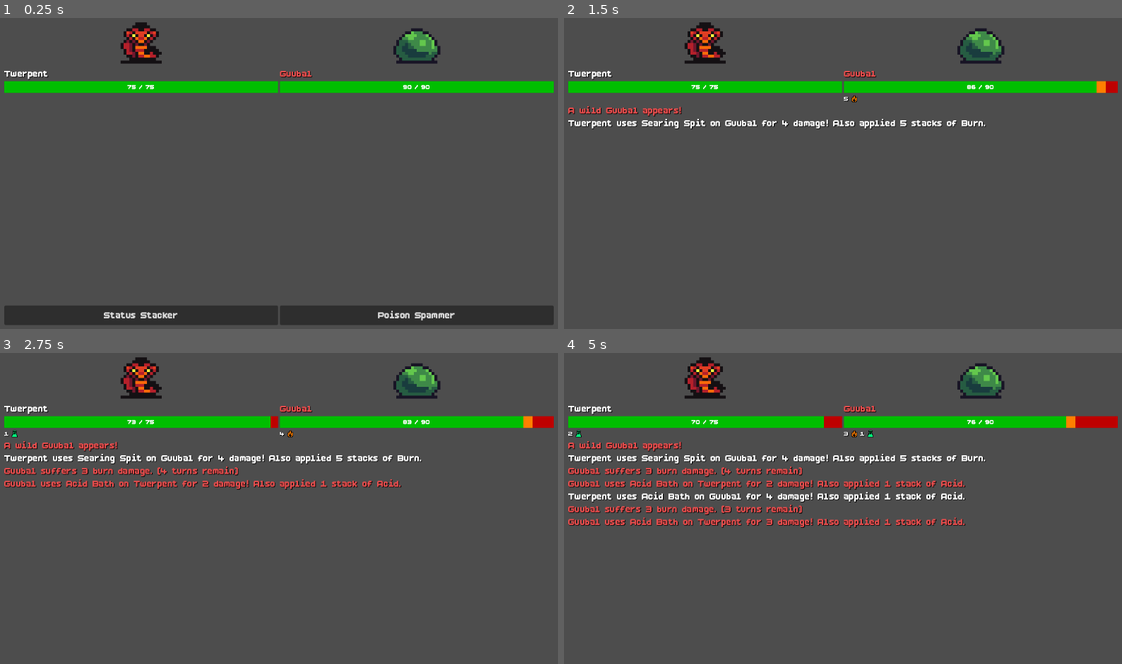
Above: before the commit, frames 1-4 (two rows, left to right).
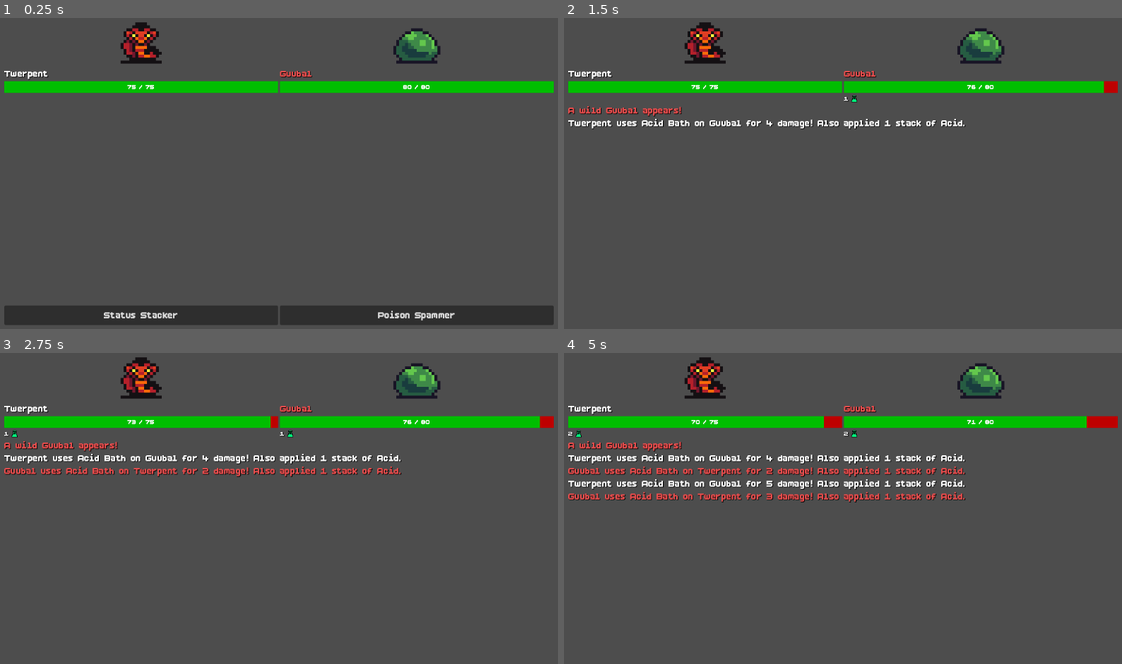
Above: after the commit, the same moments.

Repository: almazancameron/polygonal-pugilists
Game: Godot game, scene res://scenes/battle.tscn
Same seed, same stepped clock (60 frames per second), same inputs: the game is played once before the commit and once after it.
Inputs (mouse positions are in pixels of both pictures, inside the frame that each line leads up to):
- Up to frame 1 (0.25 s): no input
- Up to frame 2 (1.5 s): click "Status Stacker" at 0.5 s; tap Enter (ui_accept) at 1.25 s; move the mouse to (965, 154) at 1.27 s; hold Right (ui_right) from 1.28 s (still down); click (965, 154) at 1.42 s
- Up to frame 3 (2.75 s): tap Enter (ui_accept) at 1.52, 1.82 s; release Right (ui_right) at 2 s; drag from (167, 520) to (251, 567) at 2.02 s
- Up to frame 4 (5 s): tap Enter (ui_accept) at 2.75, 3.5, 4.52, 4.82 s; move the mouse to (898, 436) at 2.77 s; hold Right (ui_right) 2.78-3.5 s; drag from (815, 567) to (675, 458) at 3.52 s; move the mouse to (1010, 552) at 4.27 s; hold Left (ui_left) from 4.28 s (still down)

The runs differ from the first frame. In frame 1, less than 0.1% of the frame differs, in the area x 72-76%, y 22-23%; in frame 2, 1.0%; in frame 3, 3.0%; in frame 4, 5.9%, in the area x 0-94%, y 20-57%.

Commit message:
feat: multiple combat rounds + reward selection

Diff:
--- a/resources/conditions/target_missing_acid.tres
+++ b/resources/conditions/target_missing_acid.tres
@@ -1,7 +1,7 @@
-[gd_resource type="Resource" script_class="TargetMissingStatusCondition" format=3]
+[gd_resource type="Resource" script_class="TargetMissingStatusCondition" format=3 uid="uid://cb5ixnjty76te"]
 
-[ext_resource type="Script" path="res://scripts/target_missing_status_condition.gd" id="1"]
+[ext_resource type="Script" uid="uid://ci06ykedjo4w0" path="res://scripts/target_missing_status_condition.gd" id="1"]
 
 [resource]
 script = ExtResource("1")
-status_id = &"acid"
+status_effect = 3
--- a/resources/conditions/target_missing_burn.tres
+++ b/resources/conditions/target_missing_burn.tres
@@ -1,7 +1,7 @@
-[gd_resource type="Resource" script_class="TargetMissingStatusCondition" format=3]
+[gd_resource type="Resource" script_class="TargetMissingStatusCondition" format=3 uid="uid://blhgs05y8jat3"]
 
-[ext_resource type="Script" path="res://scripts/target_missing_status_condition.gd" id="1"]
+[ext_resource type="Script" uid="uid://ci06ykedjo4w0" path="res://scripts/target_missing_status_condition.gd" id="1"]
 
 [resource]
 script = ExtResource("1")
-status_id = &"burn"
+status_effect = 2
--- a/resources/conditions/target_missing_poison.tres
+++ b/resources/conditions/target_missing_poison.tres
@@ -1,7 +1,6 @@
-[gd_resource type="Resource" script_class="TargetMissingStatusCondition" format=3]
+[gd_resource type="Resource" script_class="TargetMissingStatusCondition" format=3 uid="uid://dxv6gqgvv11n6"]
 
-[ext_resource type="Script" path="res://scripts/target_missing_status_condition.gd" id="1"]
+[ext_resource type="Script" uid="uid://ci06ykedjo4w0" path="res://scripts/target_missing_status_condition.gd" id="1"]
 
 [resource]
 script = ExtResource("1")
-status_id = &"poison"
--- a/resources/familiars/guubal.tres
+++ b/resources/familiars/guubal.tres
@@ -17,7 +17,7 @@
 script = ExtResource("1_00pm7")
 familiar_name = "Guubal"
 sprite = SubResource("AtlasTexture_m4hsq")
-max_hp = 90
+max_hp = 80
 power = 16
 defense = 4
 speed = 6
--- a/resources/priority_builds/status_stacker.tres
+++ b/resources/priority_builds/status_stacker.tres
@@ -2,11 +2,10 @@
 
 [ext_resource type="Script" uid="uid://c1s5hv1nwpuep" path="res://scripts/priority_build.gd" id="1"]
 [ext_resource type="Script" uid="uid://ck5xyovqw4lxy" path="res://scripts/priority_rule.gd" id="2"]
-[ext_resource type="Resource" uid="uid://do0l8g5fiby1w" path="res://resources/priority_rules/use_searing_spit_if_missing.tres" id="4"]
 [ext_resource type="Resource" uid="uid://bg4bh3d1de17o" path="res://resources/priority_rules/use_acid_bath_if_missing.tres" id="5"]
 [ext_resource type="Resource" path="res://resources/priority_rules/fallback_venom_strike.tres" id="6"]
 
 [resource]
 script = ExtResource("1")
 build_name = "Status Stacker"
-priority_rules = Array[ExtResource("2")]([ExtResource("4"), ExtResource("5"), ExtResource("6")])
+priority_rules = Array[ExtResource("2")]([ExtResource("5"), ExtResource("6")])
--- a/resources/priority_rules/use_acid_bath_if_below_5.tres
+++ b/resources/priority_rules/use_acid_bath_if_below_5.tres
@@ -7,7 +7,7 @@
 
 [sub_resource type="Resource" id="Resource_1cw5u"]
 script = ExtResource("1_1ksn2")
-status_id = &"acid"
+status_effect = 3
 stacks = 5
 metadata/_custom_type_script = "uid://tlxwmpnfl88d"
 
--- a/resources/priority_rules/use_acid_bath_if_missing.tres
+++ b/resources/priority_rules/use_acid_bath_if_missing.tres
@@ -7,7 +7,7 @@
 
 [sub_resource type="Resource" id="Resource_yahae"]
 script = ExtResource("2_5qler")
-status_id = &"acid"
+status_effect = 3
 stacks = 4
 metadata/_custom_type_script = "uid://tlxwmpnfl88d"
 
--- /dev/null
+++ b/resources/upgrades/defense_upgrade.tres
@@ -0,0 +1,11 @@
+[gd_resource type="Resource" script_class="ModifyStatUpgrade" format=3 uid="uid://c1avm6wx55j5"]
+
+[ext_resource type="Script" uid="uid://bjq6tglny5akc" path="res://scripts/modify_stat_upgrade.gd" id="1_qk1ps"]
+
+[resource]
+script = ExtResource("1_qk1ps")
+stat = 2
+bonus = 2
+label = "+2 Defense"
+unique = false
+metadata/_custom_type_script = "uid://bjq6tglny5akc"
--- /dev/null
+++ b/resources/upgrades/max_hp_upgrade.tres
@@ -0,0 +1,10 @@
+[gd_resource type="Resource" script_class="ModifyStatUpgrade" format=3 uid="uid://fgffbffxbii5"]
+
+[ext_resource type="Script" uid="uid://bjq6tglny5akc" path="res://scripts/modify_stat_upgrade.gd" id="1_kh5aa"]
+
+[resource]
+script = ExtResource("1_kh5aa")
+bonus = 15
+label = "+15 Max HP"
+unique = false
+metadata/_custom_type_script = "uid://bjq6tglny5akc"
--- /dev/null
+++ b/resources/upgrades/power_upgrade.tres
@@ -0,0 +1,11 @@
+[gd_resource type="Resource" script_class="ModifyStatUpgrade" format=3 uid="uid://0v4lanvod62h"]
+
+[ext_resource type="Script" uid="uid://bjq6tglny5akc" path="res://scripts/modify_stat_upgrade.gd" id="1_8mo20"]
+
+[resource]
+script = ExtResource("1_8mo20")
+stat = 1
+bonus = 2
+label = "+2 Power"
+unique = false
+metadata/_custom_type_script = "uid://bjq6tglny5akc"
--- /dev/null
+++ b/resources/upgrades/searing_spit_upgrade.tres
@@ -0,0 +1,12 @@
+[gd_resource type="Resource" script_class="AddTechniqueUpgrade" format=3 uid="uid://bpaddqeqyh06y"]
+
+[ext_resource type="Script" uid="uid://bngdwml8l72or" path="res://scripts/add_technique_upgrade.gd" id="1_d84ev"]
+[ext_resource type="Resource" uid="uid://do0l8g5fiby1w" path="res://resources/priority_rules/use_searing_spit_if_missing.tres" id="1_m8eji"]
+[ext_resource type="Resource" uid="uid://bvg7gi5bow1ja" path="res://resources/techniques/searing_spit.tres" id="3_ylb1b"]
+
+[resource]
+script = ExtResource("1_d84ev")
+technique = ExtResource("3_ylb1b")
+rule = ExtResource("1_m8eji")
+label = "Learn Searing Spit"
+metadata/_custom_type_script = "uid://bngdwml8l72or"
--- a/scenes/battle.tscn
+++ b/scenes/battle.tscn
@@ -9,7 +9,13 @@
 [ext_resource type="Resource" uid="uid://d37momddmqqlf" path="res://resources/priority_builds/status_stacker.tres" id="4_yahae"]
 [ext_resource type="FontFile" uid="uid://bq75qhujojfju" path="res://assets/fonts/BoldPixels.ttf" id="5_4k1nj"]
 [ext_resource type="Resource" uid="uid://5uu1lq7lvf65" path="res://resources/priority_builds/poison_spammer.tres" id="5_v7i3o"]
+[ext_resource type="Script" uid="uid://bu88upmg3hkr3" path="res://scripts/upgrade_option.gd" id="6_03edq"]
+[ext_resource type="Script" uid="uid://b1kdmxw6dtrow" path="res://scripts/familiar.gd" id="6_66ngm"]
+[ext_resource type="Resource" uid="uid://bpaddqeqyh06y" path="res://resources/upgrades/searing_spit_upgrade.tres" id="7_22uqi"]
+[ext_resource type="Resource" uid="uid://c1avm6wx55j5" path="res://resources/upgrades/defense_upgrade.tres" id="7_ekamt"]
 [ext_resource type="PackedScene" uid="uid://wqprgejhrrw5" path="res://scenes/status_row.tscn" id="7_yahae"]
+[ext_resource type="Resource" uid="uid://fgffbffxbii5" path="res://resources/upgrades/max_hp_upgrade.tres" id="8_djc8l"]
+[ext_resource type="Resource" uid="uid://0v4lanvod62h" path="res://resources/upgrades/power_upgrade.tres" id="9_h4dll"]
 
 [sub_resource type="PlaceholderTexture2D" id="PlaceholderTexture2D_6vh42"]
 
@@ -48,8 +54,9 @@
 grow_vertical = 2
 script = ExtResource("1_battle")
 player_familiar_data = ExtResource("2_6vh42")
-enemy_familiar_data = ExtResource("3_4k1nj")
 available_builds = [ExtResource("4_yahae"), ExtResource("5_v7i3o")]
+upgrade_pool = Array[ExtResource("6_03edq")]([ExtResource("7_22uqi"), ExtResource("7_ekamt"), ExtResource("8_djc8l"), ExtResource("9_h4dll")])
+opponent_lineup = Array[ExtResource("6_66ngm")]([ExtResource("3_4k1nj"), ExtResource("3_4k1nj"), ExtResource("3_4k1nj"), ExtResource("3_4k1nj")])
 
 [node name="CombatLog" type="Node" parent="." unique_id=1861618585]
 script = ExtResource("2_log")
--- /dev/null
+++ b/scripts/add_technique_upgrade.gd
@@ -0,0 +1,26 @@
+class_name AddTechniqueUpgrade
+extends UpgradeOption
+
+## Grants a new technique and wires a priority rule for it so
+## the technique actually gets used rather than sitting unreferenced in
+## the movepool. The rule is inserted just before the last entry in
+## priority_rules (expected to be the unconditional catch-all -- see
+## PriorityRule/DECISIONS.md), so it gets a chance to fire before the
+## fallback swallows every turn.
+
+@export var technique: Technique
+@export var rule: PriorityRule
+
+func describe() -> String:
+	return "Learn %s" % technique.technique_name
+
+func apply(familiar: Familiar) -> void:
+	familiar.techniques.append(technique)
+
+	if rule == null:
+		return
+
+	if familiar.priority_rules.is_empty():
+		familiar.priority_rules.append(rule)
+	else:
+		familiar.priority_rules.insert(familiar.priority_rules.size() - 1, rule)
--- a/scripts/battle_controller.gd
+++ b/scripts/battle_controller.gd
@@ -1,24 +1,36 @@
 extends Control
 
-## Drives one 1v1 battle: builds both Combatants, lets the player pick a
-## priority build, then alternates turns -- both sides now choose their own
-## technique via Combatant.choose_technique(), with no manual clicking once
-## the fight starts -- resolving whichever Technique is chosen, and ending
-## the battle on victory or defeat.
+## Drives one 1v1 battle, then a sequence of them across a run: builds both
+## Combatants, lets the player pick a priority build, then alternates turns
+## until one side is defeated -- both sides choose their own technique via
+## Combatant.choose_technique(), with no manual clicking once a fight
+## starts. A non-final win shows an upgrade choice and starts the next
+## round against opponent_lineup's next entry; the final win or any loss
+## ends the run.
 ##
-## Wiring this scene requires manual steps in the editor: assign
-## player_familiar_data, enemy_familiar_data, and available_builds below.
-## BuildSelectPanel's buttons are generated at runtime from available_builds
-## (see populate_build_select_buttons()), not hand-wired in the scene.
+## Manual Inspector wiring required: player_familiar_data, available_builds,
+## upgrade_pool, opponent_lineup. enemy_familiar_data derives itself from
+## opponent_lineup[0] -- no separate wiring needed for it.
 
 enum Phase { PLAYER_TURN, ENEMY_UPKEEP, ENEMY_TURN, PLAYER_UPKEEP, BATTLE_OVER }
 
 @export var player_familiar_data: Familiar
-@export var enemy_familiar_data: Familiar
 
 ## The priority builds offered on the pre-fight build-select screen. The
 ## chosen build's priority_rules get assigned onto player_familiar_data.
 @export var available_builds: Array[PriorityBuild] = []
+
+## Upgrade offers shown after each non-final round. Currently the whole
+## pool is offered every round rather than a random subset -- revisit
+## once there's more than one upgrade authored.
+@export var upgrade_pool: Array[UpgradeOption] = []
+
+## Opponents in order of increasing difficulty.
+@export var opponent_lineup: Array[Familiar] = []
+@onready var enemy_familiar_data: Familiar = opponent_lineup[0] if opponent_lineup.size() > 0 else null
+
+## Index into opponent_lineup for the fight currently in progress.
+var current_round: int = 0
 
 ## Logs the enemy's skipped-rule reasoning to the combat log. Off by
 ## default since it's debug noise for normal play; flip on in the
@@ -60,26 +72,48 @@
 
 	populate_build_select_buttons()
 
-## Builds one button per available build, letting the player pick which
-## priority_rules Twerpent fights with before the battle actually starts --
-## the smallest possible slice of buildcrafting, not a full round/reward
-## loop, just enough to make "two meaningfully different builds" something
-## the player chooses rather than something only authored in the Inspector.
+## Spawns a button on the shared choice panel (used for both build-select
+## and upgrade-select) that calls on_pressed when clicked.
+func add_choice_button(label: String, on_pressed: Callable) -> void:
+	var button := Button.new()
+	button.text = label
+	button.size_flags_horizontal = Control.SIZE_EXPAND_FILL
+	button.theme = preload("res://assets/themes/button_font.tres")
+	button.pressed.connect(on_pressed)
+
+	build_select_panel.add_child(button)
+
 func populate_build_select_buttons() -> void:
 	for build in available_builds:
-		var button := Button.new()
-		button.text = build.build_name
-		button.size_flags_horizontal = Control.SIZE_EXPAND_FILL
-		button.theme = preload("res://assets/themes/button_font.tres")
-		button.pressed.connect(_on_build_selected.bind(build))
-
-		build_select_panel.add_child(button)
+		add_choice_button(build.build_name, _on_build_selected.bind(build))
+
+func populate_upgrade_select_buttons() -> void:
+	var available_upgrades: Array[UpgradeOption] = upgrade_pool.duplicate()
+	available_upgrades.shuffle()  # Randomize the order of upgrades for variety
+	available_upgrades = available_upgrades.slice(0, min(3, available_upgrades.size()))  # Limit to 3 upgrades
+
+	for upgrade in available_upgrades:
+		add_choice_button(upgrade.label, _on_upgrade_selected.bind(upgrade))
 
 func _on_build_selected(build: PriorityBuild) -> void:
 	player_familiar_data.priority_rules = build.priority_rules
-	build_select_panel.queue_free()
-
-	combat_log.add_entry("A wild %s appears!" % enemy.familiar.familiar_name, CombatLog.Source.ENEMY)
+	await begin_fight("A wild %s appears!" % enemy.familiar.familiar_name, CombatLog.Source.ENEMY)
+
+func _on_upgrade_selected(upgrade: UpgradeOption) -> void:
+	upgrade.apply(player_familiar_data)
+	player.current_hp = player.familiar.max_hp  # Ensure current_hp matches if max_hp changed
+	update_hp_display(player)  # Update the HP bar in case max_hp changed
+	if upgrade.unique:
+		upgrade_pool.erase(upgrade)
+	await begin_fight("Upgrade applied: %s. Let the battle continue!" % upgrade.describe(), CombatLog.Source.PLAYER)
+
+## Clears whichever choice screen is showing (build-select or
+## upgrade-select) and starts the player's first turn of the fight.
+func begin_fight(message: String, source: CombatLog.Source) -> void:
+	for child in build_select_panel.get_children():
+		child.queue_free()
+
+	combat_log.add_entry(message, source)
 	phase = Phase.PLAYER_TURN
 	await take_turn(player, enemy, CombatLog.Source.PLAYER)
 
@@ -120,28 +154,27 @@
 	if phase == Phase.PLAYER_TURN:
 		phase = Phase.ENEMY_UPKEEP
 
-		await run_upkeep(enemy, enemy_hp_bar, CombatLog.Source.ENEMY)
-
-		if phase != Phase.BATTLE_OVER:
-			phase = Phase.ENEMY_TURN
-			await take_turn(enemy, player, CombatLog.Source.ENEMY)
+		if await run_upkeep(enemy, enemy_hp_bar, CombatLog.Source.ENEMY):
+			return
+
+		phase = Phase.ENEMY_TURN
+		await take_turn(enemy, player, CombatLog.Source.ENEMY)
 	else:
 		phase = Phase.PLAYER_UPKEEP
 
-		await run_upkeep(player, player_hp_bar, CombatLog.Source.PLAYER)
-
-		if phase != Phase.BATTLE_OVER:
-			phase = Phase.PLAYER_TURN
-			await take_turn(player, enemy, CombatLog.Source.PLAYER)
-
-## Ticks statuses for the side whose turn is about to begin (upkeep-style,
-## before they can act). The caller checks `phase` afterward, not a return
-## value here, to tell whether the tick itself ended the battle -- that's
-## already covered by check_victory()'s side effect of setting `phase` to
-## BATTLE_OVER, so there's nothing this function needs to report back.
-func run_upkeep(combatant: Combatant, hp_bar: HPBar, source: CombatLog.Source) -> void:
+		if await run_upkeep(player, player_hp_bar, CombatLog.Source.PLAYER):
+			return
+
+		phase = Phase.PLAYER_TURN
+		await take_turn(player, enemy, CombatLog.Source.PLAYER)
+
+## Ticks statuses for the side about to act. Returns whatever
+## check_victory() returns, so the caller can stop the turn loop whenever
+## check_victory() says to -- not just when the battle is fully over, but
+## also when paused for a mid-run upgrade choice.
+func run_upkeep(combatant: Combatant, hp_bar: HPBar, source: CombatLog.Source) -> bool:
 	if combatant.statuses.is_empty():
-		return
+		return false
 
 	await get_tree().create_timer(0.6).timeout
 
@@ -154,7 +187,7 @@
 
 	update_hp_display(combatant)
 
-	await check_victory()
+	return await check_victory()
 
 ## The one path for either side's turn -- both player and enemy pick their
 ## technique the same way now (Combatant.choose_technique()), so there's no
@@ -183,22 +216,41 @@
 ## continue for another full step before things settle.
 func check_victory() -> bool:
 	if enemy.is_defeated():
+		if current_round < opponent_lineup.size() - 1:
+			combat_log.add_entry("Victory! %s is defeated. Prepare for the next round!" % enemy.familiar.familiar_name, CombatLog.Source.PLAYER)
+
+			start_next_round()
+			return true
+
 		phase = Phase.BATTLE_OVER
-
 		combat_log.add_entry("Victory! %s is defeated." % enemy.familiar.familiar_name, CombatLog.Source.PLAYER)
-
 		await get_tree().create_timer(1.0).timeout
-
 		get_tree().quit()
 		return true
+
 	if player.is_defeated():
 		phase = Phase.BATTLE_OVER
-
 		combat_log.add_entry("Defeat! %s is defeated." % player.familiar.familiar_name, CombatLog.Source.ENEMY)
-
 		await get_tree().create_timer(1.0).timeout
-
 		get_tree().quit()
 		return true
 
 	return false
+
+## Advances to the next opponent, resets both Combatants (full heal, no
+## statuses -- see DECISIONS.md), and shows the upgrade-choice screen.
+## take_turn() only resumes once the player picks one (_on_upgrade_selected).
+func start_next_round() -> void:
+	current_round += 1
+	enemy_familiar_data = opponent_lineup[current_round]
+	phase = Phase.PLAYER_UPKEEP
+
+	populate_upgrade_select_buttons()
+
+	player = Combatant.new(player_familiar_data)
+	update_hp_display(player)
+
+	enemy = Combatant.new(enemy_familiar_data)
+	enemy_name_label.text = enemy.familiar.familiar_name
+	enemy_portrait.texture = enemy.familiar.sprite
+	update_hp_display(enemy)
--- a/scripts/familiar.gd
+++ b/scripts/familiar.gd
@@ -3,6 +3,8 @@
 
 ## A familiar's build: static stats authored in the Inspector and saved as a
 ## .tres file. Used identically for the player's familiar and any opponent.
+
+enum Stat { MAX_HP, POWER, DEFENSE, SPEED, FOCUS }
 
 @export var familiar_name: String = "Familiar"
 @export var sprite: Texture2D
@@ -13,3 +15,20 @@
 @export var focus: int = 10
 @export var techniques: Array[Technique] = []
 @export var priority_rules: Array[PriorityRule] = []
+
+## Human-readable display name for a Stat value -- used by upgrade
+## descriptions rather than exposing the raw enum name or property name.
+static func stat_name(stat: Stat) -> String:
+	match stat:
+		Stat.MAX_HP:
+			return "Max HP"
+		Stat.POWER:
+			return "Power"
+		Stat.DEFENSE:
+			return "Defense"
+		Stat.SPEED:
+			return "Speed"
+		Stat.FOCUS:
+			return "Focus"
+		_:
+			return "Stat"
--- /dev/null
+++ b/scripts/modify_stat_upgrade.gd
@@ -0,0 +1,27 @@
+class_name ModifyStatUpgrade
+extends UpgradeOption
+
+## Grants a bonus to a particular stat. The bonus is applied to the familiar's base stat,
+## so it persists across rounds and is not affected by temporary stat changes
+
+@export var stat: Familiar.Stat = Familiar.Stat.MAX_HP
+@export var bonus: int = 1
+
+func apply(familiar: Familiar) -> void:
+	match stat:
+		Familiar.Stat.MAX_HP:
+			familiar.max_hp += bonus
+		Familiar.Stat.POWER:
+			familiar.power += bonus
+		Familiar.Stat.DEFENSE:
+			familiar.defense += bonus
+		Familiar.Stat.SPEED:
+			familiar.speed += bonus
+		Familiar.Stat.FOCUS:
+			familiar.focus += bonus
+
+func describe() -> String:
+	return "%screase %s by %d" % ["In" if bonus > 0 else "De", Familiar.stat_name(stat), abs(bonus)]
+
+func _init() -> void:
+	unique = false  # the player can choose the same stat upgrade multiple times
--- a/scripts/status.gd
+++ b/scripts/status.gd
@@ -4,6 +4,8 @@
 ## Base shape for an active status effect on a Combatant. Per-battle runtime
 ## state, same reasoning as Combatant: never saved or edited in the
 ## Inspector, so RefCounted rather than Resource or Node.
+
+enum StatusEffect { NONE, POISON, BURN, ACID }
 
 var stacks: int = 1
 
@@ -42,3 +44,18 @@
 
 func icon() -> Texture2D:
 	return null
+
+## Translates a StatusEffect enum value to the StringName a concrete
+## Status subclass's own status_id() returns. Lets other classes
+## (Technique, Condition subclasses) compare against StatusEffect
+## directly instead of keeping their own separate enum-to-StringName table.
+static func status_effect_id(effect: StatusEffect) -> StringName:
+	match effect:
+		StatusEffect.POISON:
+			return &"poison"
+		StatusEffect.BURN:
+			return &"burn"
+		StatusEffect.ACID:
+			return &"acid"
+		_:
+			return &""
--- a/scripts/target_missing_status_condition.gd
+++ b/scripts/target_missing_status_condition.gd
@@ -4,13 +4,14 @@
 ## Met when the target does NOT currently have the given status -- e.g.
 ## "target lacks Acid"
 
-@export var status_id: StringName = &"poison"
+@export var status_effect: Status.StatusEffect = Status.StatusEffect.POISON
 
 func is_met(user: Combatant, target: Combatant) -> bool:
+	var target_id: StringName = Status.status_effect_id(status_effect)
 	for status in target.statuses:
-		if status.status_id() == status_id:
+		if status.status_id() == target_id:
 			return false
 	return true
 
 func describe() -> String:
-	return "target does not have %s" % String(status_id).capitalize()
+	return "target does not have %s" % String(Status.status_effect_id(status_effect)).capitalize()
--- a/scripts/target_status_stacks_below_x_condition.gd
+++ b/scripts/target_status_stacks_below_x_condition.gd
@@ -4,16 +4,17 @@
 ## Met when the target lacks the given status OR has the given status, but with fewer than the
 ## specified number of stacks -- e.g. "target has fewer than 3 stacks of Poison."
 
-@export var status_id: StringName = &"poison"
+@export var status_effect: Status.StatusEffect = Status.StatusEffect.POISON
 @export var stacks: int = 1
 
 func is_met(user: Combatant, target: Combatant) -> bool:
-    for status in target.statuses:
-        if status.status_id() == status_id:
-            return status.stacks < stacks
-    return true
+	var target_id: StringName = Status.status_effect_id(status_effect)
+	for status in target.statuses:
+		if status.status_id() == target_id:
+			return status.stacks < stacks
+	return true
 
 func describe() -> String:
-    return "target has fewer than %d stack%s of %s" % [
-        stacks, "s" if stacks != 1 else "", String(status_id).capitalize()
-    ]
+	return "target has fewer than %d stack%s of %s" % [
+		stacks, "s" if stacks != 1 else "", String(Status.status_effect_id(status_effect)).capitalize()
+	]
--- a/scripts/technique.gd
+++ b/scripts/technique.gd
@@ -5,11 +5,9 @@
 ## Familiar's stats are, so it can be assigned in the Inspector via
 ## Familiar.techniques and saved to its own .tres file.
 
-enum StatusEffect { NONE, POISON, BURN, ACID }
-
 @export var technique_name: String = "Technique"
 @export var power_multiplier: float = 1.0
-@export var status_effect: StatusEffect = StatusEffect.NONE
+@export var status_effect: Status.StatusEffect = Status.StatusEffect.NONE
 @export var status_stacks: int = 1
 
 ## Deals damage (respecting Defend) and applies whatever _create_status()
@@ -45,11 +43,11 @@
 ## entirely by overriding execute() instead, the way DefendTechnique does.
 func _create_status() -> Status:
 	match status_effect:
-		StatusEffect.POISON:
+		Status.StatusEffect.POISON:
 			return PoisonStatus.new(status_stacks)
-		StatusEffect.BURN:
+		Status.StatusEffect.BURN:
 			return BurnStatus.new(status_stacks)
-		StatusEffect.ACID:
+		Status.StatusEffect.ACID:
 			return AcidStatus.new(status_stacks)
 		_:
 			return null
--- /dev/null
+++ b/scripts/upgrade_option.gd
@@ -0,0 +1,20 @@
+class_name UpgradeOption
+extends Resource
+
+## One offer on the post-round upgrade-choice screen. A familiar's build
+## grows by applying one of these after each non-final round. Subclassed
+## per upgrade kind -- "add a technique" and "boost a stat" are genuinely
+## different operations, not the same shape with different constants.
+
+@export var label: String = "Upgrade"
+@export var unique: bool = true  # If true, this upgrade is removed from the upgrade pool after being applied.
+
+## Describes what this upgrade does, for display on the choice screen.
+## Override in subclasses that want a more specific message than the
+## plain label.
+func describe() -> String:
+	return label
+
+## Applies this upgrade's effect to the familiar. Override in subclasses.
+func apply(familiar: Familiar) -> void:
+	pass
Not shown, added: scripts/add_technique_upgrade.gd.uid
Not shown, added: scripts/modify_stat_upgrade.gd.uid
Not shown, added: scripts/upgrade_option.gd.uid
